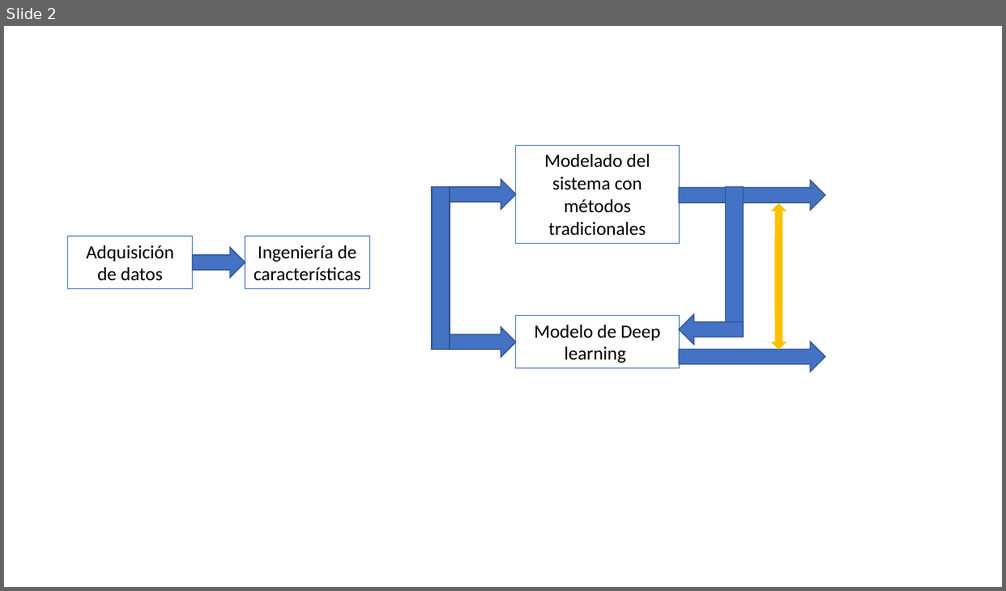
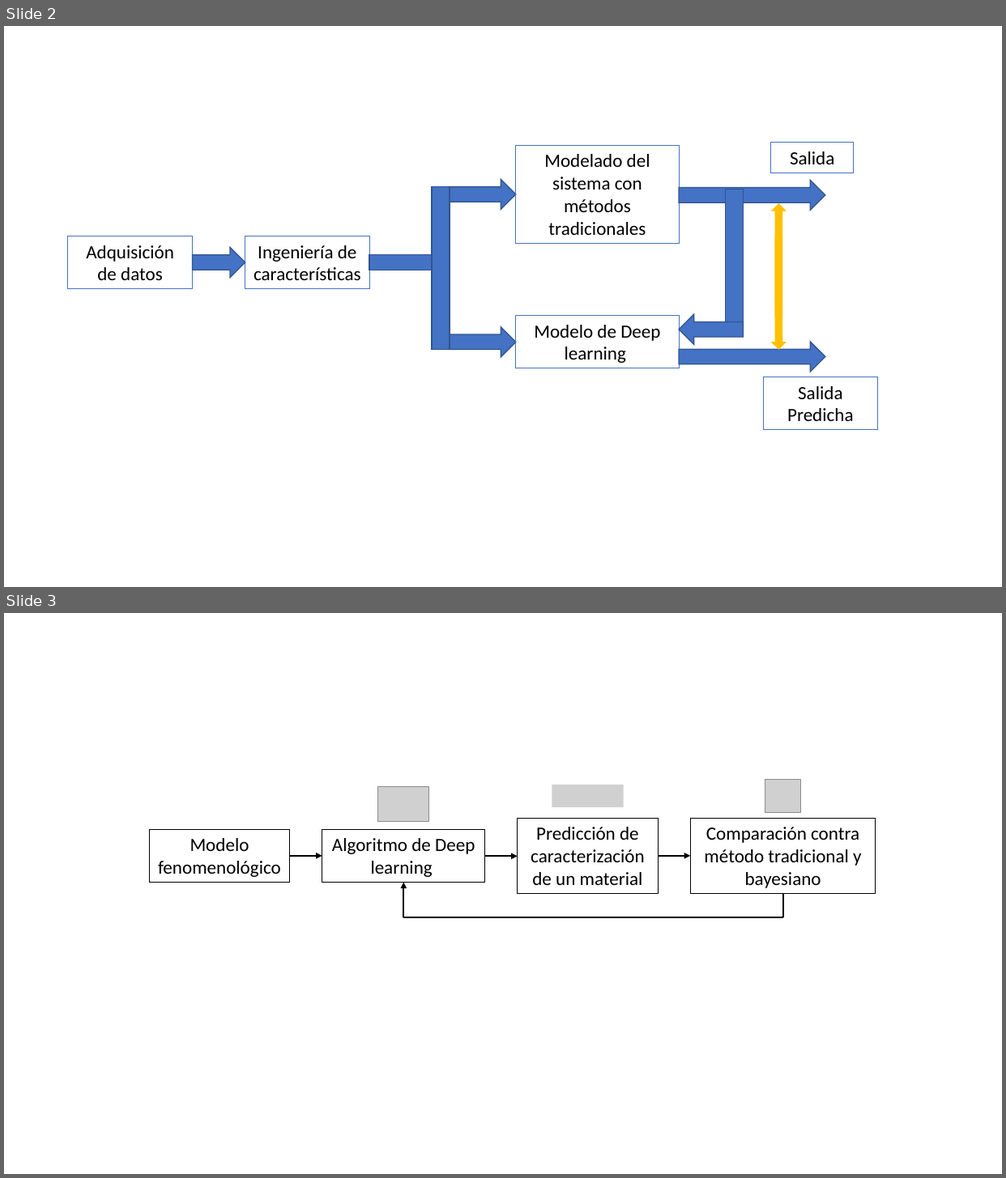
Before and after one commit to brunorais/Gestion-de-Proyectos, a slide deck: Workflow.pptx. Shown one above the other, each under a label of ours: slide 2 before the commit, slides 2 and 3 after it. The pictures are 1006x591 and 1006x1178 pixels, drawn with LibreOffice and Linux fonts; fonts in the diff are those of the drawing; grey boxes stand for pictures. Boxes give left, top, right and bottom in pixels: in the first picture for what was removed or moved away, otherwise in the second. Text is boxed around its words. In the diff, an @@ line names an element or a change of style, - is before the commit and + after.

Commit message:
modified:   .DS_Store 	modified:   Figuras/.DS_Store 	new file:   GdP_Rais_Bruno_I.pdf 	modified:   Workflow.pptx 	modified:   charter.pdf 	modified:   charter.tex

```diff
--- a/Workflow.pptx
+++ b/Workflow.pptx
@@ slide 3 added at (4, 613, 1002, 1174), background #FFFFFF @@
@@ picture added at (765, 779, 800, 812) @@
@@ picture added at (378, 787, 429, 822) @@
@@ picture added at (552, 785, 624, 807) @@
@@ rectangle added at (149, 829, 290, 883), outline #000000 0.75 pt, 18 pt, text #000000 @@
+Modelo fenomenológico
@@ rectangle added at (322, 829, 485, 883), outline #000000 0.75 pt, 18 pt, text #000000 @@
+Algoritmo de Deep learning
@@ rectangle added at (518, 818, 658, 894), outline #000000 0.75 pt, 18 pt, text #000000 @@
+Predicción de caracterización de un material
@@ rectangle added at (691, 818, 876, 894), outline #000000 0.75 pt, 18 pt, text #000000 @@
+Comparación contra método tradicional y bayesiano
@@ arrow added from (290, 856) to (322, 856), #000000 1.5 pt @@
@@ arrow added from (485, 856) to (518, 856), #000000 1.5 pt @@
@@ arrow added from (658, 856) to (691, 856), #000000 1.5 pt @@
@@ arrow added from (404, 918) to (404, 883), #000000 1.5 pt @@
@@ line added from (783, 894) to (783, 918), #000000 1.5 pt @@
@@ line added from (404, 918) to (783, 918), #000000 1.5 pt @@
@@ slide 2 changed as well @@
@@ rectangle added at (771, 143, 854, 173), outline #4472C4 0.75 pt, 18 pt, text #000000 @@
+Salida
@@ rectangle added at (369, 255, 432, 270), fill #4472C4, outline #325491 1 pt @@
@@ rectangle added at (764, 377, 878, 430), outline #4472C4 0.75 pt, 18 pt, text #000000 @@
+Salida Predicha
```
Also in this commit, not shown: 6 other files.
